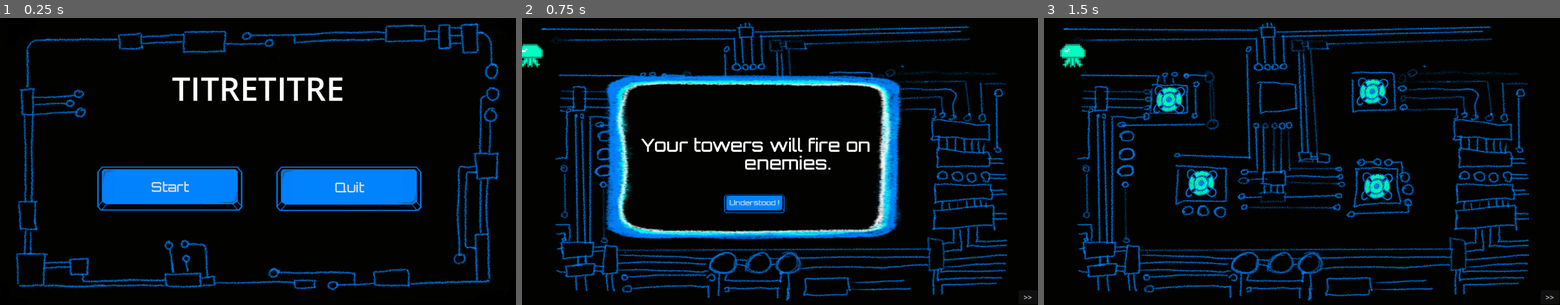
Above: before the commit, frames 1-3 (left to right).
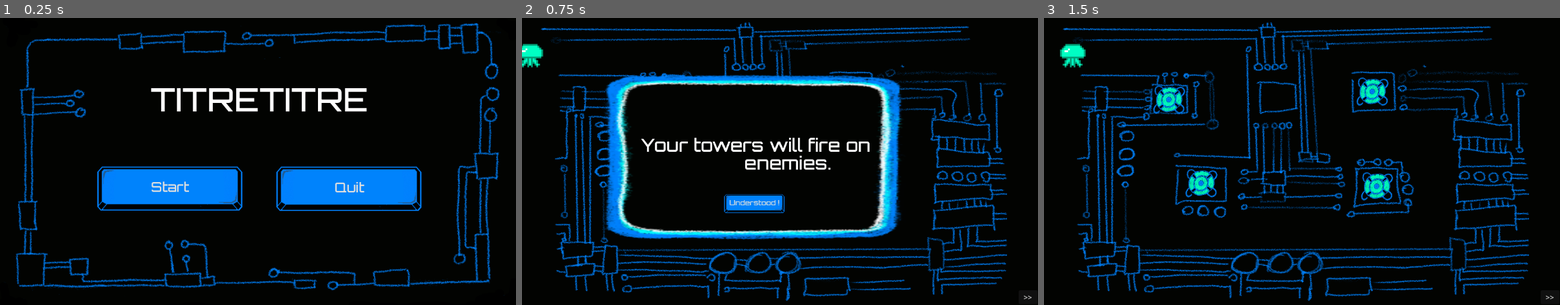
Above: after the commit, the same moments.

Repository: pbagnoud/minijam183
Game: Godot game, scene res://Scenes/start_screen.tscn
The game is run twice, just before and just after one commit, with the same random seed, the same clock (stepped at 60 frames per second) and the same inputs. This scene is started directly instead of the project's main scene.
Inputs:
- Up to frame 1 (0.25 s): no input
- Up to frame 2 (0.75 s): click "Start" at 0.5 s
- Up to frame 3 (1.5 s): click "Understood !" at 1.25 s

The runs differ from the first frame. In frame 1, 2.1% of the frame differs, in the area x 29-72%, y 20-33%; in frame 2, nothing differs; in frame 3, nothing differs.

Commit message:
Update start_screen.tscn

Diff:
--- a/minijam183/Scenes/start_screen.tscn
+++ b/minijam183/Scenes/start_screen.tscn
@@ -1,8 +1,9 @@
-[gd_scene load_steps=4 format=3 uid="uid://ddqsy7wjxblkj"]
+[gd_scene load_steps=5 format=3 uid="uid://ddqsy7wjxblkj"]
 
 [ext_resource type="Script" uid="uid://bokao7e6kltbp" path="res://Scripts/start_screen.gd" id="1_i8r30"]
 [ext_resource type="Theme" uid="uid://dx8n4eocr4n2e" path="res://Assets/Themes/nice_buttons_long.tres" id="2_60ddj"]
 [ext_resource type="Texture2D" uid="uid://35n12xy1ku1n" path="res://Assets/OtherBackgrounds/Background-screens-V1.png" id="2_ainjc"]
+[ext_resource type="Theme" uid="uid://dfyp2x2grqp4w" path="res://Assets/Themes/base_theme.tres" id="4_5e717"]
 
 [node name="StartScreen" type="Control"]
 z_index = 30
@@ -42,10 +43,11 @@
 
 [node name="Label" type="Label" parent="."]
 layout_mode = 0
-offset_left = 384.0
-offset_top = 112.0
-offset_right = 776.0
-offset_bottom = 216.0
+offset_left = 336.0
+offset_top = 160.0
+offset_right = 822.0
+offset_bottom = 234.0
+theme = ExtResource("4_5e717")
 theme_override_colors/font_color = Color(0.997053, 0.997053, 0.997053, 1)
 theme_override_font_sizes/font_size = 73
 text = "TITRETITRE"
